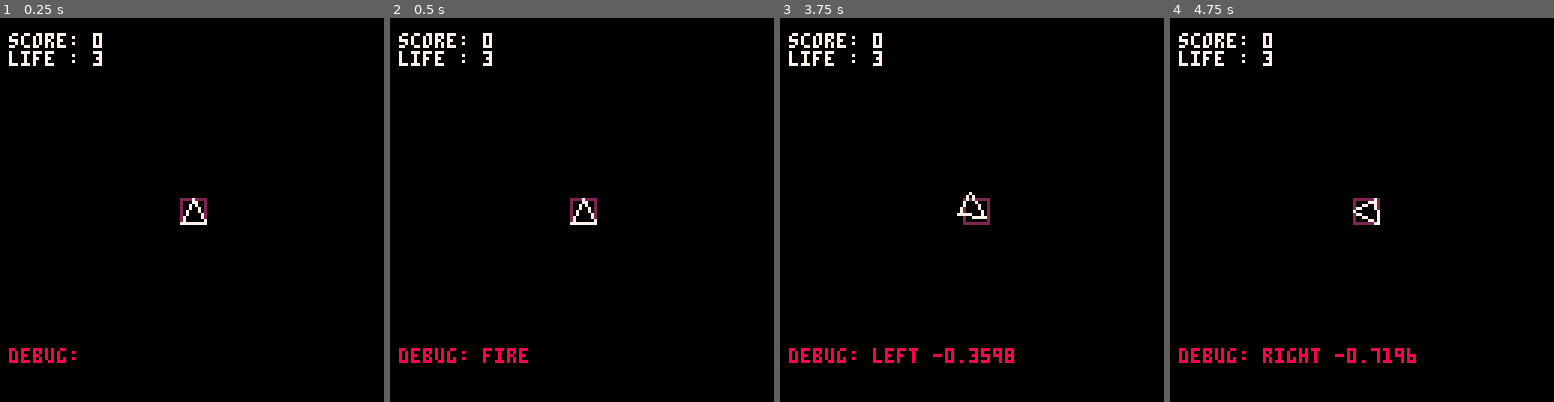
Above: before the commit, frames 1-4 (left to right).
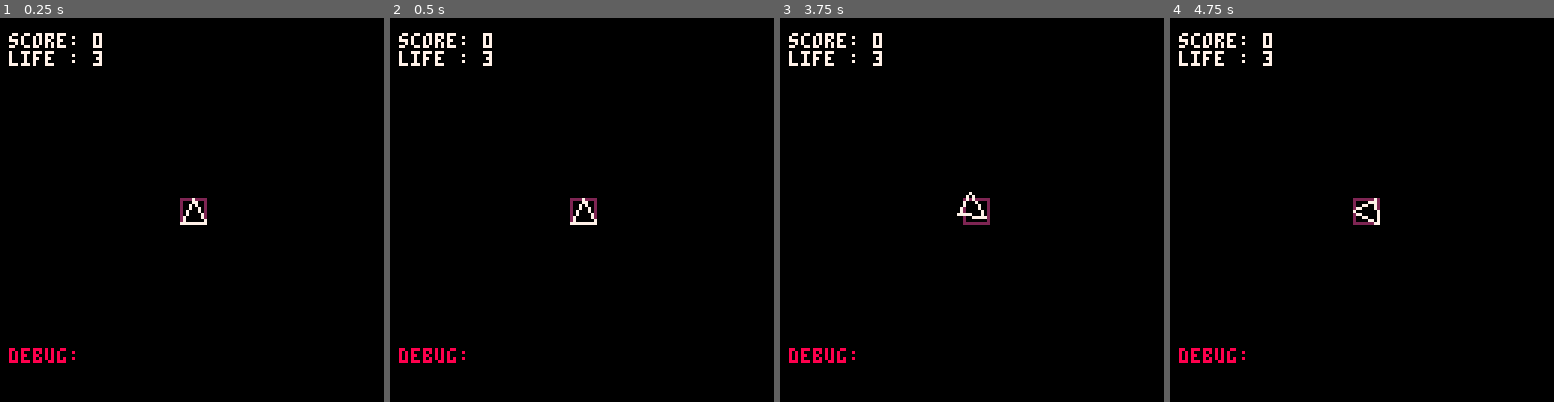
Above: after the commit, the same moments.

Repository: devcherchecollegue-org/back-to-the-90s
Game: PICO-8 cartridge asteroid.p8
The game is run twice, just before and just after one commit, with the same random seed, the same clock (stepped at 60 frames per second) and the same inputs.
Inputs:
- Up to frame 1 (0.25 s): no input
- Up to frame 2 (0.5 s): tap X (X key) at 0.33 s
- Up to frame 3 (3.75 s): tap X (X key) at 1.07, 1.85, 2.97 s; hold Right 1.6-2.1 s; hold Up 2.15-2.42 s; hold Right 2.47-3.03 s; hold Left 3.08-3.58 s
- Up to frame 4 (4.75 s): hold Right 4.02-4.68 s; tap X (X key) at 4.08 s; hold Up from 4.73 s (still down)

Frame 1 is identical in both runs. In frame 2, 0.2% of the frame differs, in the area x 24-36%, y 85-90%; in frame 3, 0.6%; in frame 4, 0.6%, in the area x 24-65%, y 85-90%.

Commit message:
refactoring & debug

Diff:
--- a/asteroid.p8
+++ b/asteroid.p8
@@ -2,7 +2,7 @@
 version 32
 __lua__
 -- non gameplay stuff
-isdebug=1
+isdebug=1 -- 1 to enable
 debug = ""
 
 -- const
@@ -10,7 +10,7 @@
 psize = 4
 rotspeed=0.02
 paccel, pdecel = 0.05, 0.03
-
+paccelangle = 0
 -- world
 score, life = 0, 3
 
@@ -54,8 +54,10 @@
 -- draw the player, duh.
 function draw_player()
 	--hitbox
-	rect(px-psize,py-psize,
+	if(isdebug==1) then
+		rect(px-psize,py-psize,
 					 px+psize,py+psize,2)
+	end
 	--spaceship
 	for p in all(pgeom) do
 		line(
@@ -76,8 +78,8 @@
 	if (pvy < 0) then pvy = 0 end
 	if (pvx > pmaxspeed) then pvx = pmaxspeed end
 	if (pvy > pmaxspeed) then pvy = pmaxspeed end
-	px += pvx * cos(pangle+0.25)
-	py += pvy * sin(pangle+0.25)
+	px += pvx * cos(paccelangle+0.25)
+	py += pvy * sin(paccelangle+0.25)
 	if(px>127) then px -= 127 end
 	if(py>128) then py -= 127 end
 	if(px<0) then px += 127 end
@@ -91,6 +93,7 @@
 	if(isdebug == 1) then
 		print("debug: "..debug, 3,110,8)
  end
+ debug = ""
 end
 
 function turn_left()
@@ -104,6 +107,7 @@
 end
 
 function accel()
+ paccelangle = pangle
  pvx += paccel
  pvy += paccel
 -- px += pvx * cos(pangle+0.25)
